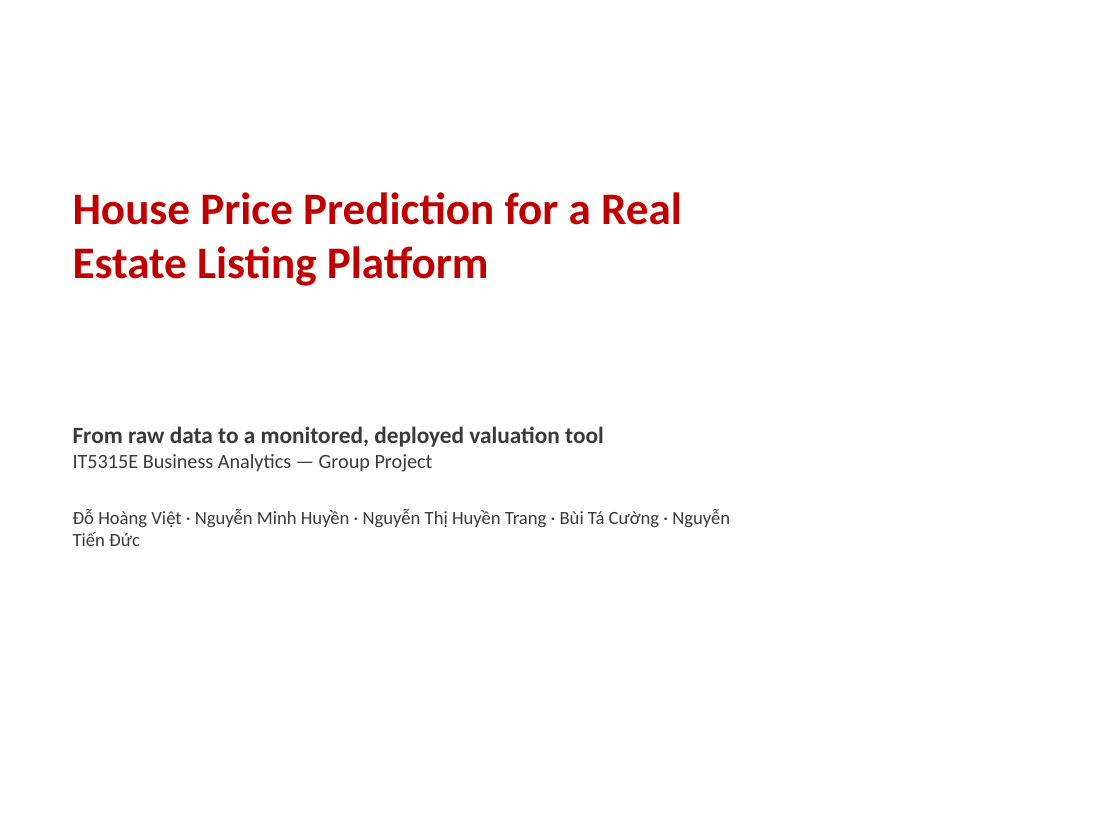
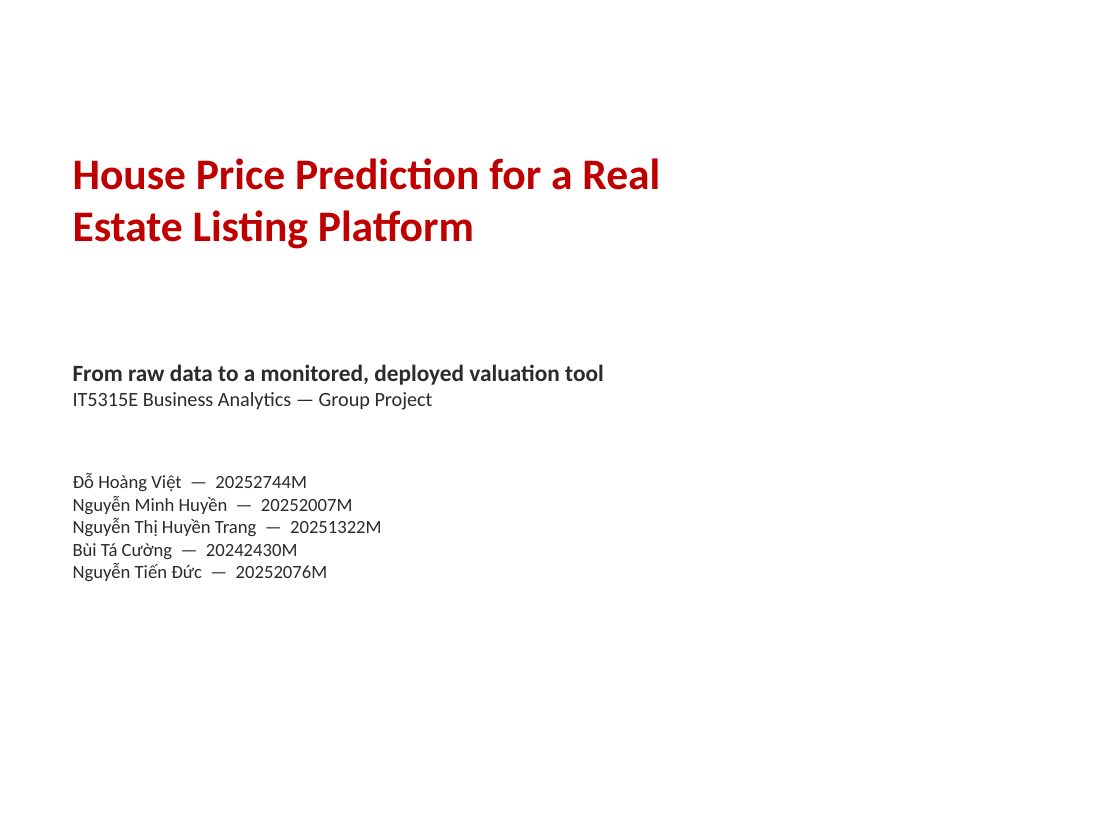
Before and after one commit to ducnt3/house-price-analytics, a slide deck: slide 1 of reports/hust-house-price-slides.pptx. Drawn at 1120x840 pixels with LibreOffice and Linux fonts; fonts in the diff are those of the drawing; background and template pictures are left out. Boxes give left, top, right and bottom in pixels: in the first picture for what was removed or moved away, otherwise in the second. Text is boxed around its words. In the diff, an @@ line names an element or a change of style, - is before the commit and + after.

```diff
--- a/reports/hust-house-price-slides.pptx
+++ b/reports/hust-house-price-slides.pptx
@@ text "House Price Prediction for a ...": place and size @@
-text "House Price Prediction for a ..." at [73, 192, 682, 286]
+text "House Price Prediction for a ..." at [73, 158, 660, 249]
@@ text "House Price Prediction for a ..." at [73, 158, 660, 249]: size 29 to 28 pt @@
@@ text "From raw data to a ...": place and size @@
-text "From raw data to a ..." at [73, 426, 730, 546]
+text "From raw data to a ..." at [73, 364, 604, 410]
@@ text "From raw data to a ..." at [73, 364, 604, 410]: text colour #3A3A3A to #2B2B2B @@
@@ text added at [73, 473, 382, 581], 12 pt, text #2B2B2B @@
+Đỗ Hoàng Việt — 20252744M
+Nguyễn Minh Huyền — 20252007M
+Nguyễn Thị Huyền Trang — 20251322M
+Bùi Tá Cường — 20242430M
+Nguyễn Tiến Đức — 20252076M
@@ text at [73, 509, 730, 546]: paragraph removed @@
-Đỗ Hoàng Việt · Nguyễn Minh Huyền · Nguyễn Thị Huyền Trang · Bùi Tá Cường · Nguyễn Tiến Đức
```
Also in this commit, not shown: 11 other slides changed, 10 slides added, 1 slide removed, 13 other files.
